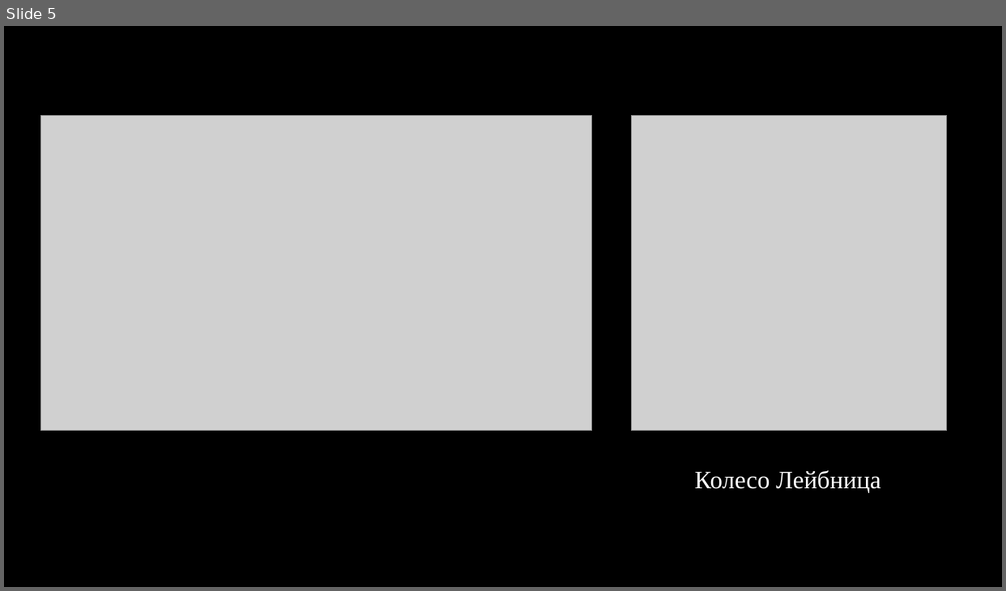
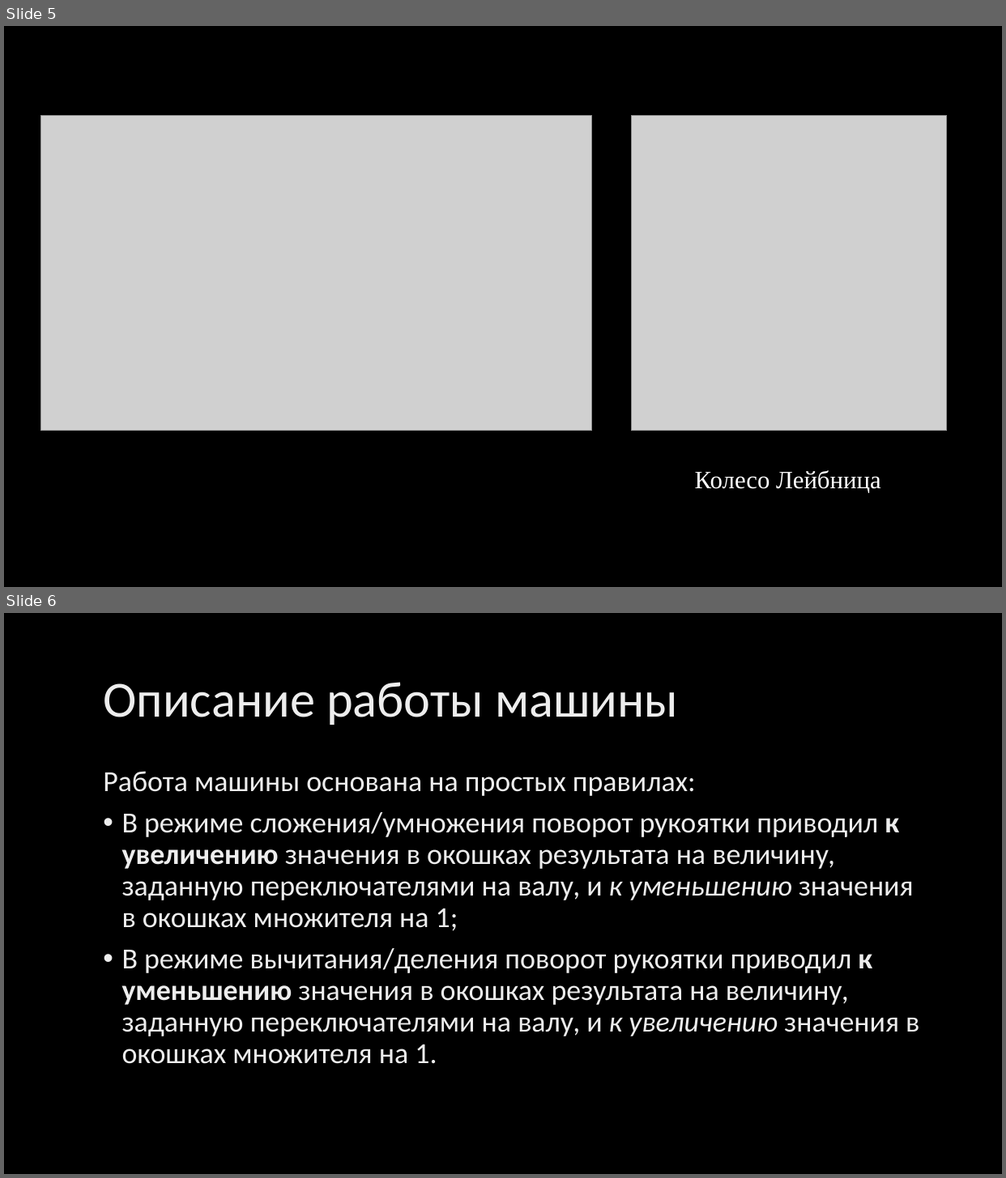
Before and after one commit to Tsigankova/Operating-System.-Laboratory-Work-1, a slide deck: Вычислительная машина Штаффеля.pptx. Shown one above the other, each under a label of ours: slide 5 before the commit, slides 5 and 6 after it. The pictures are 1006x591 and 1006x1178 pixels, drawn with LibreOffice and Linux fonts; fonts in the diff are those of the drawing; grey boxes stand for pictures; background and template pictures are left out. Boxes give left, top, right and bottom in pixels: in the first picture for what was removed or moved away, otherwise in the second. Text is boxed around its words. In the diff, an @@ line names an element or a change of style, - is before the commit and + after.

```diff
--- a/Вычислительная машина Штаффеля.pptx
+++ b/Вычислительная машина Штаффеля.pptx
@@ slide 6 added at (4,613,1002,1174), background picture (left out) @@
@@ title added at (103,682,678,725), 48.6 pt, text gradient #DEDEDE to #EDEDED to #FFFFFF @@
+Описание работы машины
@@ text added at (103,771,919,1064), 28 pt, text gradient #DEDEDE to #EDEDED to #FFFFFF @@
+Работа машины основана на простых правилах:
+• В режиме сложения/умножения поворот рукоятки приводил к увеличению значения в окошках результата на величину, заданную переключателями на валу, и к уменьшению значения в окошках множителя на 1;
+• В режиме вычитания/деления поворот рукоятки приводил к уменьшению значения в окошках результата на величину, заданную переключателями на валу, и к увеличению значения в окошках множителя на 1.
```
Also in this commit, not shown: 2 other slides added.
